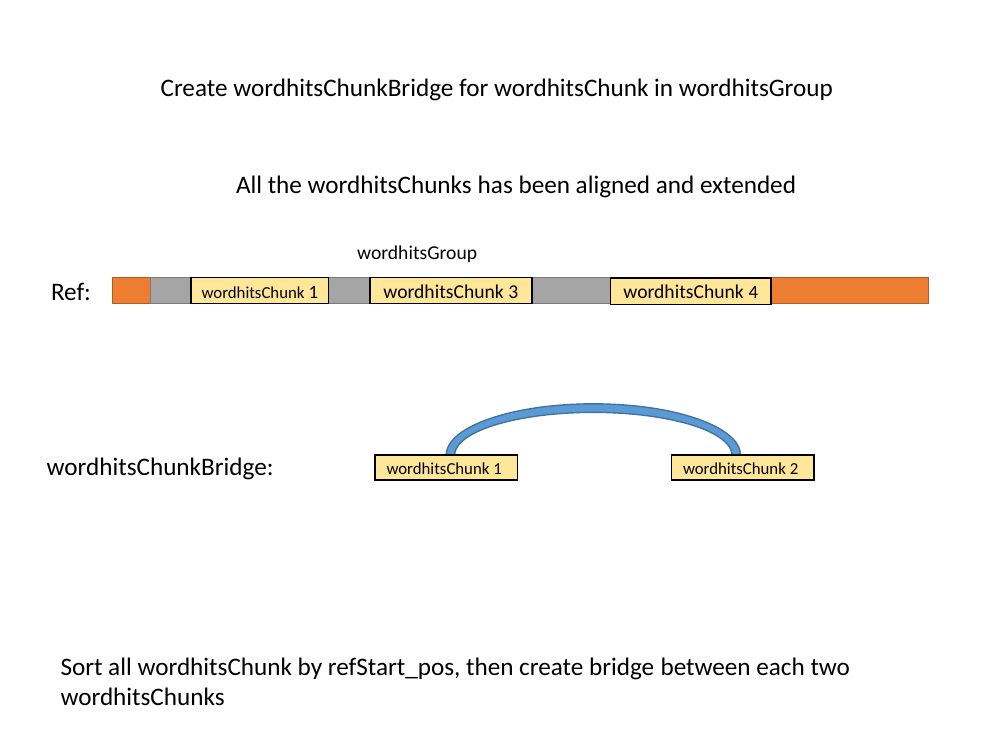
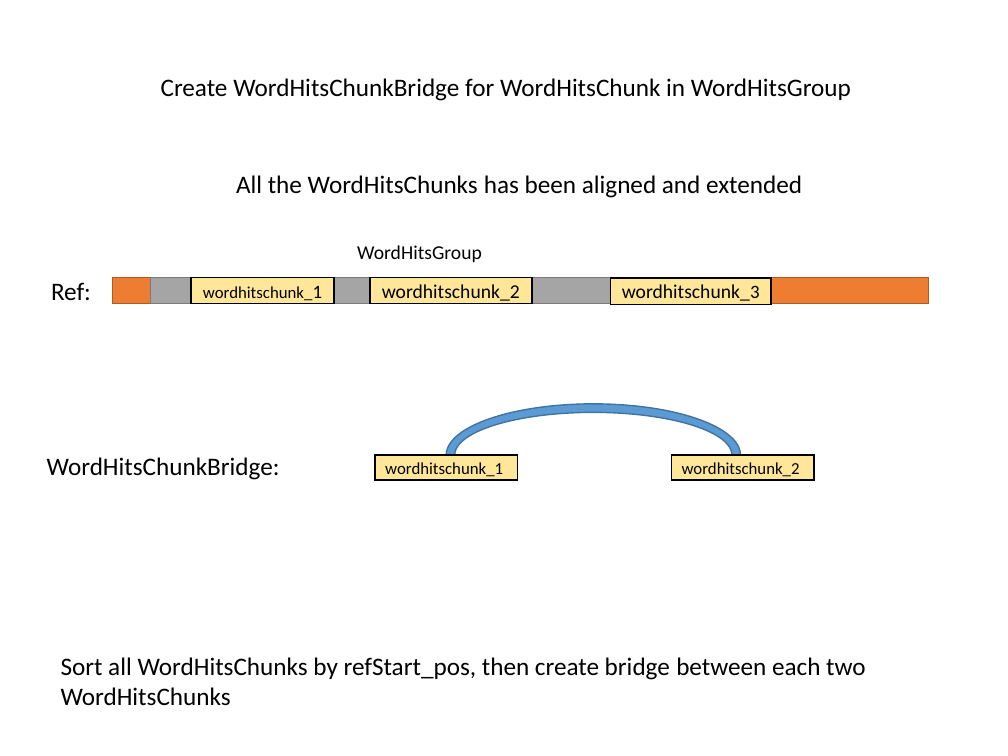
Before and after one commit to ganyfml/olegosa2, a slide deck: slide 9 of doc/Olego_SA.pptx. Drawn at 1008x756 pixels with LibreOffice and Linux fonts; fonts in the diff are those of the drawing. Boxes give left, top, right and bottom in pixels: in the first picture for what was removed or moved away, otherwise in the second. Text is boxed around its words. In the diff, an @@ line names an element or a change of style, - is before the commit and + after.

Commit message:
Doc fixed

```diff
--- a/doc/Olego_SA.pptx
+++ b/doc/Olego_SA.pptx
@@ text at box(161, 78, 851, 101): text changed @@
-Create wordhitsChunkBridge for wordhitsChunk in wordhitsGroup
+Create WordHitsChunkBridge for WordHitsChunk in WordHitsGroup
@@ text at box(236, 175, 802, 198): text changed @@
-All the wordhitsChunks has been aligned and extended
+All the WordHitsChunks has been aligned and extended
@@ text at box(357, 245, 482, 262): text changed @@
-wordhitsGroup
+WordHitsGroup
@@ rectangle "wordhitschunk_1": place and size @@
-rectangle "wordhitschunk_1" at box(192, 277, 329, 303)
+rectangle "wordhitschunk_1" at box(192, 277, 335, 303)
@@ text in rectangle at box(203, 286, 323, 301): text changed @@
-wordhitsChunk 1
+wordhitschunk_1
@@ text in rectangle at box(382, 284, 520, 304): text changed @@
-wordhitsChunk 3
+wordhitschunk_2
@@ text in rectangle at box(622, 284, 760, 301): text changed @@
-wordhitsChunk 4
+wordhitschunk_3
@@ text at box(47, 457, 280, 480): text changed @@
-wordhitsChunkBridge:
+WordHitsChunkBridge:
@@ text in rectangle at box(385, 462, 503, 477): text changed @@
-wordhitsChunk 1
+wordhitschunk_1
@@ text in rectangle at box(682, 462, 800, 477): text changed @@
-wordhitsChunk 2
+wordhitschunk_2
@@ text at box(61, 657, 865, 706): text changed @@
-Sort all wordhitsChunk by refStart_pos, then create bridge between each two wordhitsChunks
+Sort all WordHitsChunks by refStart_pos, then create bridge between each two WordHitsChunks
```
Also in this commit, not shown: 7 other slides changed.
